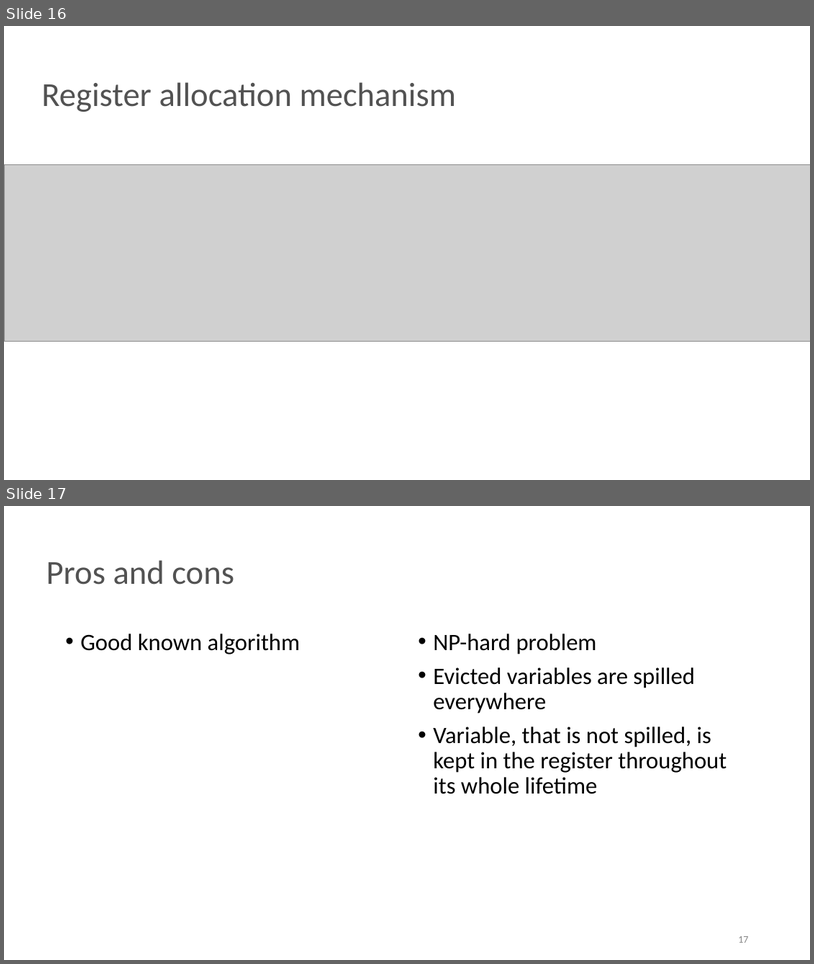
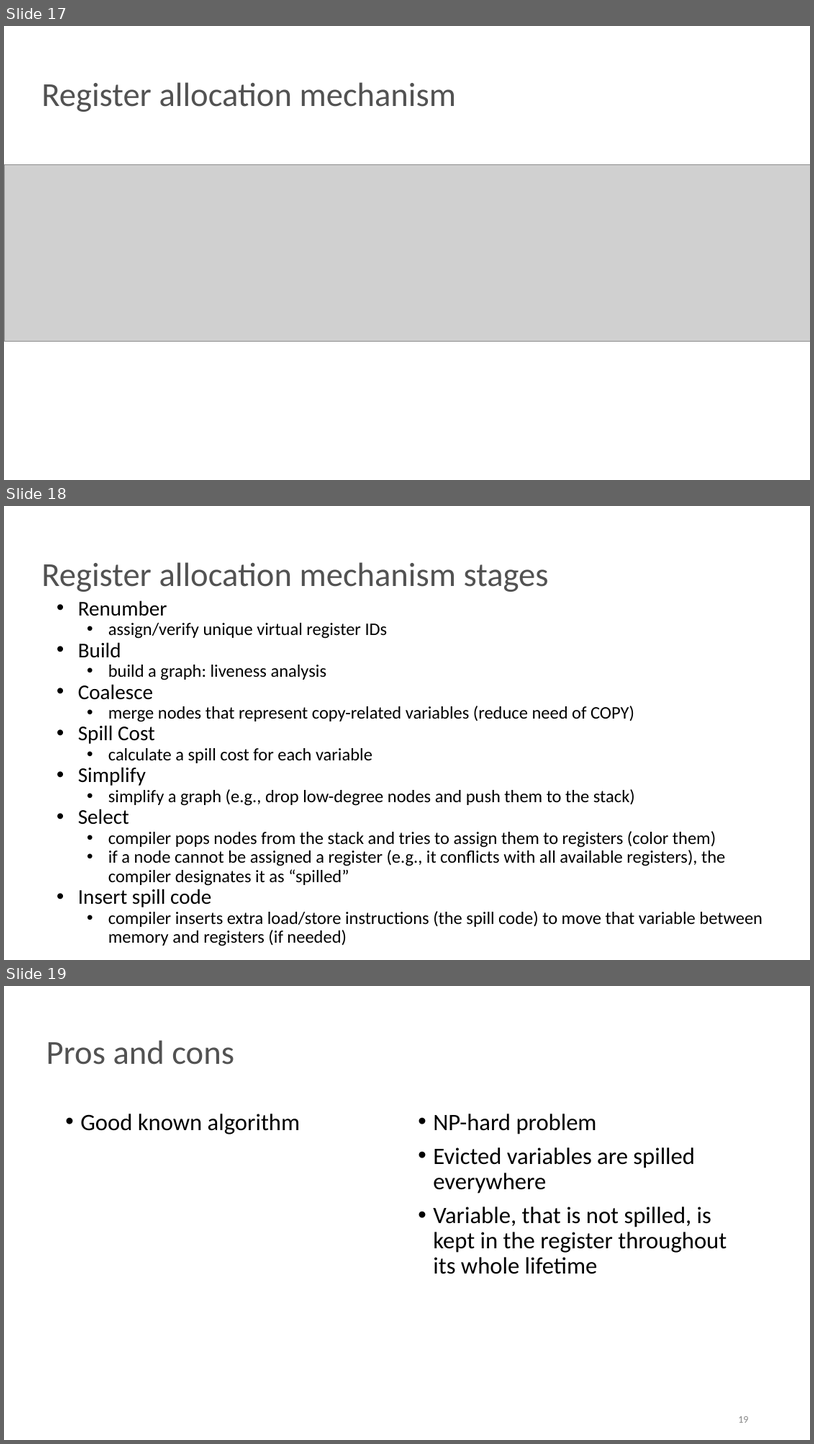
Before and after one commit to NN-complr-tech/Complr-course-lectures, a slide deck: 08-Backends-1.pptx. Shown one above the other, each under a label of ours: slides 16 and 17 before the commit, slides 17, 18 and 19 after it. The pictures are 814x964 and 814x1444 pixels, drawn with LibreOffice and Linux fonts; fonts in the diff are those of the drawing; grey boxes stand for pictures. Boxes give left, top, right and bottom in pixels: in the first picture for what was removed or moved away, otherwise in the second. Text is boxed around its words. In the diff, an @@ line names an element or a change of style, - is before the commit and + after.

```diff
--- a/08-Backends-1.pptx
+++ b/08-Backends-1.pptx
@@ slide 18 added at bbox=[4, 506, 810, 960], background #FFFFFF @@
@@ title added at bbox=[41, 562, 549, 592], 40 pt, text #525252 @@
+Register allocation mechanism stages
@@ text added at bbox=[78, 600, 763, 946], 21 pt, text #000000 @@
+• Renumber
+  • assign/verify unique virtual register IDs
+• Build
+  • build a graph: liveness analysis
+• Coalesce
+  • merge nodes that represent copy-related variables (reduce need of COPY)
+• Spill Cost
+  • calculate a spill cost for each variable
+• Simplify
+  • simplify a graph (e.g., drop low-degree nodes and push them to the stack)
+• Select
+  • compiler pops nodes from the stack and tries to assign them to registers (color them)
+  • if a node cannot be assigned a register (e.g., it conflicts with all available registers), the compiler designates it as “spilled”
+• Insert spill code
+  • compiler inserts extra load/store instructions (the spill code) to move that variable between memory and registers (if needed)
@@ what was slide 16 is now slide 17 @@
@@ what was slide 17 is now slide 19 @@
@@ page number at bbox=[738, 1416, 748, 1422]: text changed @@
-17
+19
```
Also in this commit, not shown: 10 slides changed, 2 other slides added.
